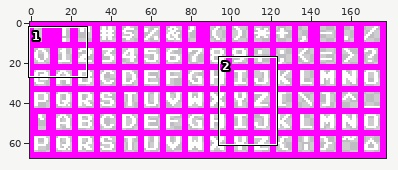
Sprite sheet, stored at MacGame/Content/Fonts/NesFontCaps.png. Above: a wide view before the commit, with the close-up outlined.
Close-up. The starting point:
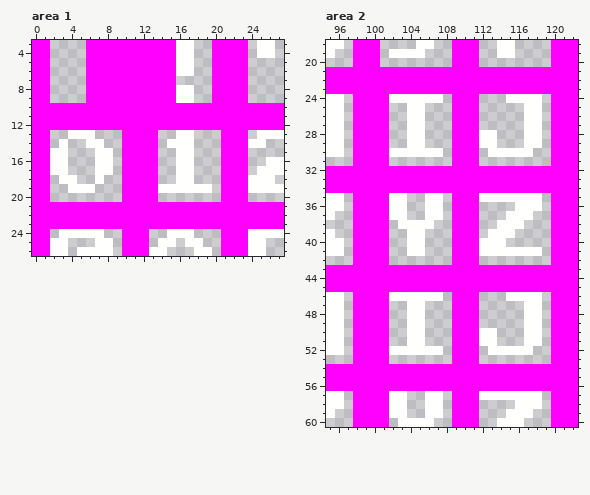
The file is 178x68 pixels. Colours within 5 levels of each other are drawn and written as one. Shown: area 1: x 0..27, y 3..26; area 2: x 95..122, y 18..60.
After the commit:
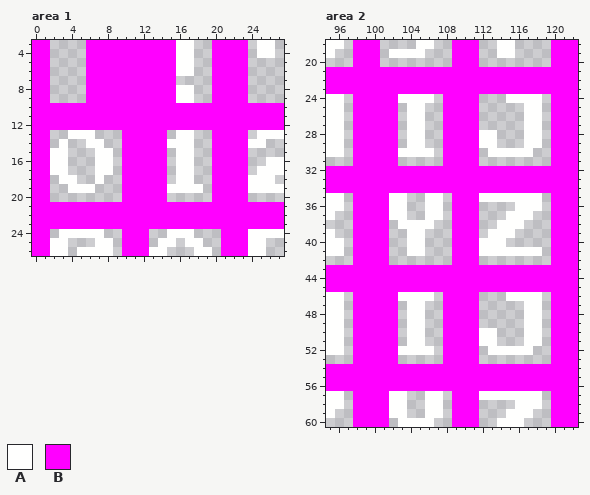
Palette (. is transparent): A #fffffe  B #ff00ff
The exact change:
--- area 1
@@ x 12..22 @@
 12 BBBBBBBBBBB
-13 BB..AA...BB
-14 BB.AAA...BB
-15 BB..AA...BB
-16 BB..AA...BB
-17 BB..AA...BB
-18 BB..AA...BB
-19 BBAAAAAA.BB
-20 BB.......BB
+13 BBB.AA..BBB
+14 BBBAAA..BBB
+15 BBB.AA..BBB
+16 BBB.AA..BBB
+17 BBB.AA..BBB
+18 BBB.AA..BBB
+19 BBBAAAA.BBB
+20 BBB.....BBB
 21 BBBBBBBBBBB
--- area 2
@@ x 100..110 @@
 23 BBBBBBBBBBB
-24 BBAAAAAA.BB
-25 BB..AA...BB
-26 BB..AA...BB
-27 BB..AA...BB
-28 BB..AA...BB
-29 BB..AA...BB
-30 BBAAAAAA.BB
-31 BB.......BB
+24 BBBAAAA.BBB
+25 BBB.AA..BBB
+26 BBB.AA..BBB
+27 BBB.AA..BBB
+28 BBB.AA..BBB
+29 BBB.AA..BBB
+30 BBBAAAA.BBB
+31 BBB.....BBB
 32 BBBBBBBBBBB
@@ x 100..110 @@
 45 BBBBBBBBBBB
-46 BBAAAAAA.BB
-47 BB..AA...BB
-48 BB..AA...BB
-49 BB..AA...BB
-50 BB..AA...BB
-51 BB..AA...BB
-52 BBAAAAAA.BB
-53 BB.......BB
+46 BBBAAAA.BBB
+47 BBB.AA..BBB
+48 BBB.AA..BBB
+49 BBB.AA..BBB
+50 BBB.AA..BBB
+51 BBB.AA..BBB
+52 BBBAAAA.BBB
+53 BBB.....BBB
 54 BBBBBBBBBBB
